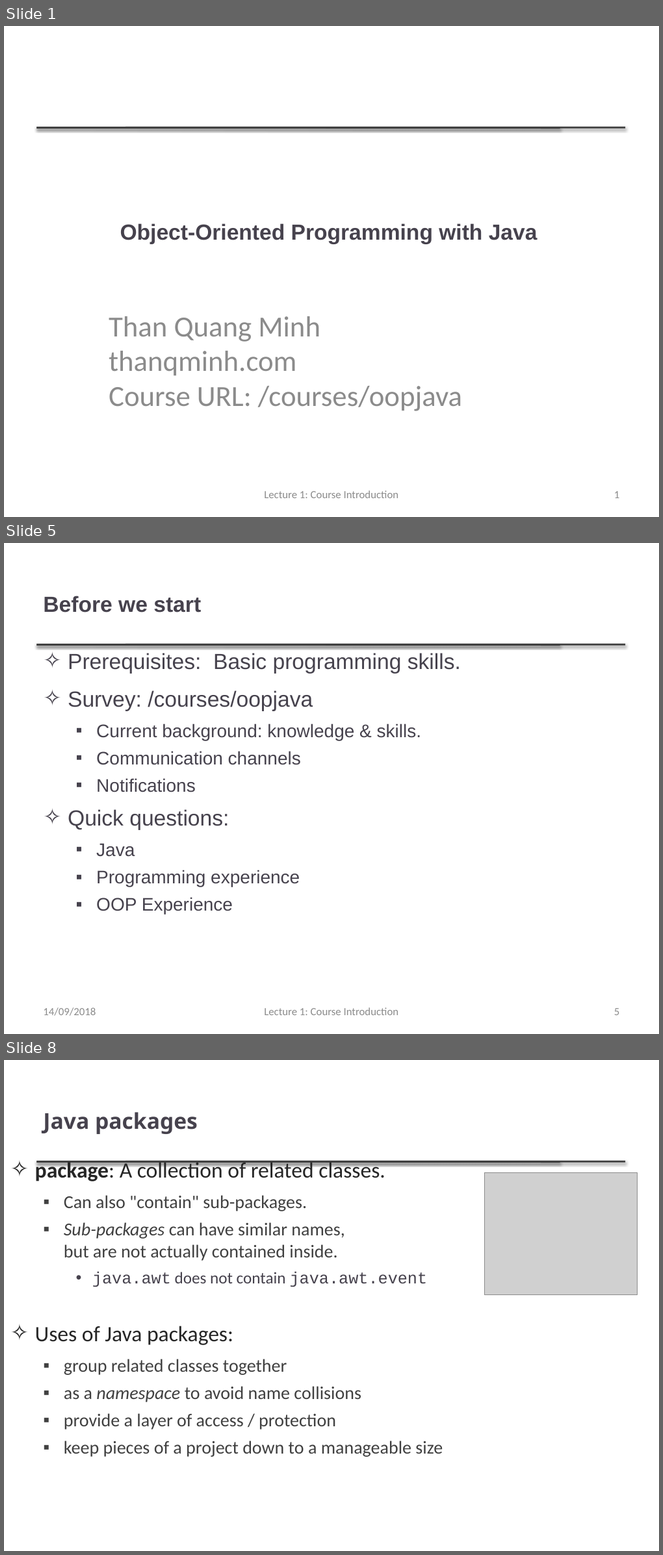
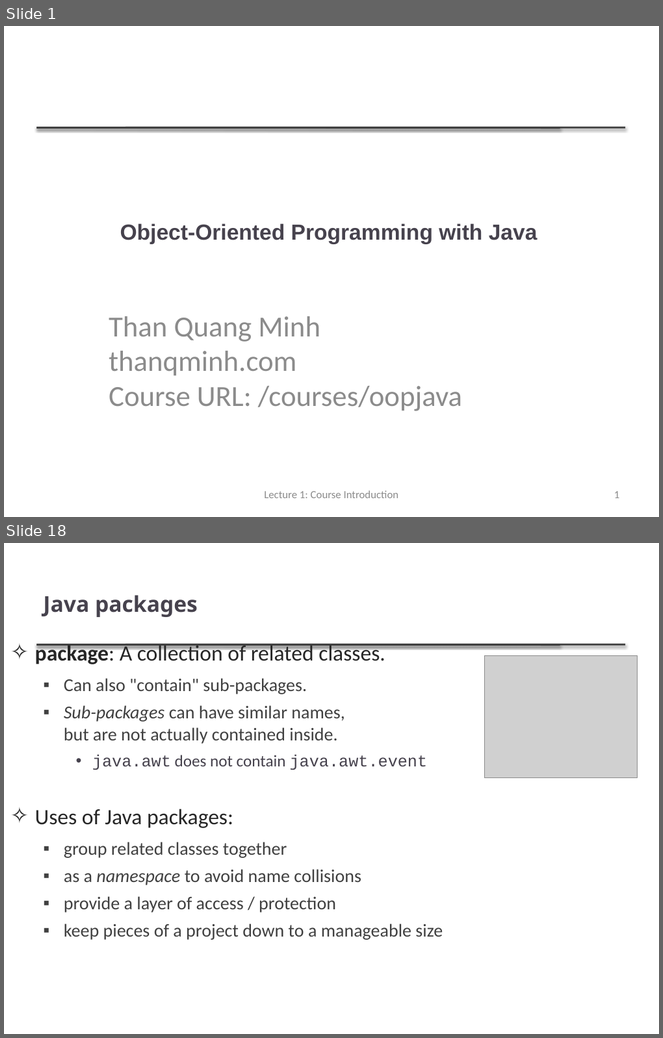
Before and after one commit to thanqminh/thanqminh.github.io, a slide deck: courses/oopjava/lecture1.pptx. Shown one above the other, each under a label of ours: slides 1, 5 and 8 before the commit, slides 1 and 18 after it; the slides between them are not shown. The pictures are 663x1555 and 663x1038 pixels, drawn with LibreOffice and Linux fonts; fonts in the diff are those of the drawing; grey boxes stand for pictures. Boxes give left, top, right and bottom in pixels: in the first picture for what was removed or moved away, otherwise in the second. Text is boxed around its words. In the diff, an @@ line names an element or a change of style, - is before the commit and + after.

```diff
--- a/courses/oopjava/lecture1.pptx
+++ b/courses/oopjava/lecture1.pptx
@@ slide 5 removed at (4,543,659,1034), background #FFFFFF; not listed: 2 template elements that a slide beside it also shows @@
@@ title removed at (43,596,201,613) @@
-Before we start
@@ text removed at (68,653,461,914) @@
-✧ Prerequisites: Basic programming skills.
-✧ Survey: /courses/oopjava
-  ▪ Current background: knowledge & skills.
-  ▪ Communication channels
-  ▪ Notifications
-✧ Quick questions:
-  ▪ Java
-  ▪ Programming experience
-  ▪ OOP Experience
@@ text removed at (43,1008,96,1016) @@
-14/09/2018
@@ text removed at (264,1008,399,1016) @@
-Lecture 1: Course Introduction
@@ page number removed at (614,1008,620,1016) @@
-5
@@ what was slide 8 is now slide 18 @@
```
Also in this commit, not shown: 6 slides changed, 11 slides added, 8 other slides removed, 20 other files.
